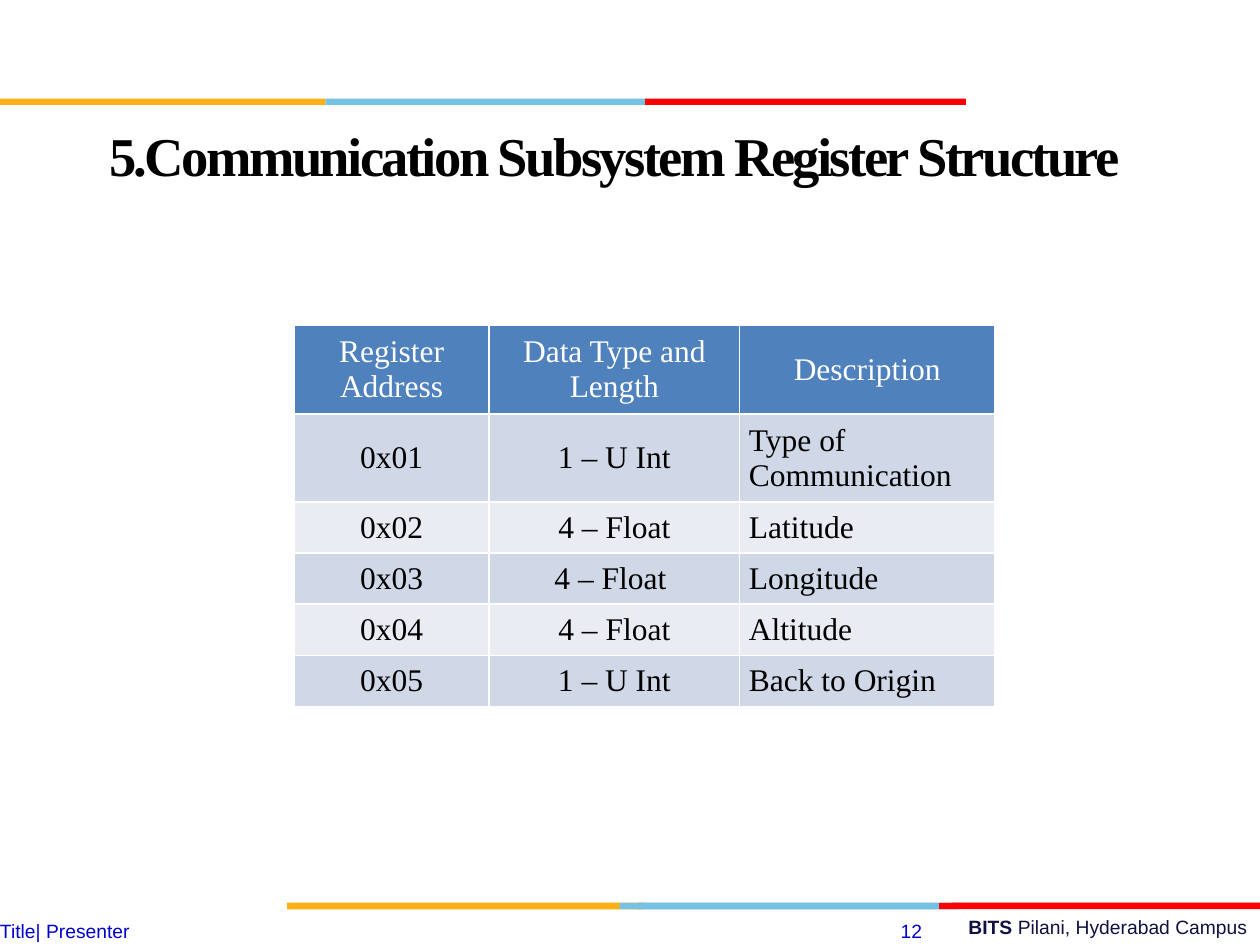
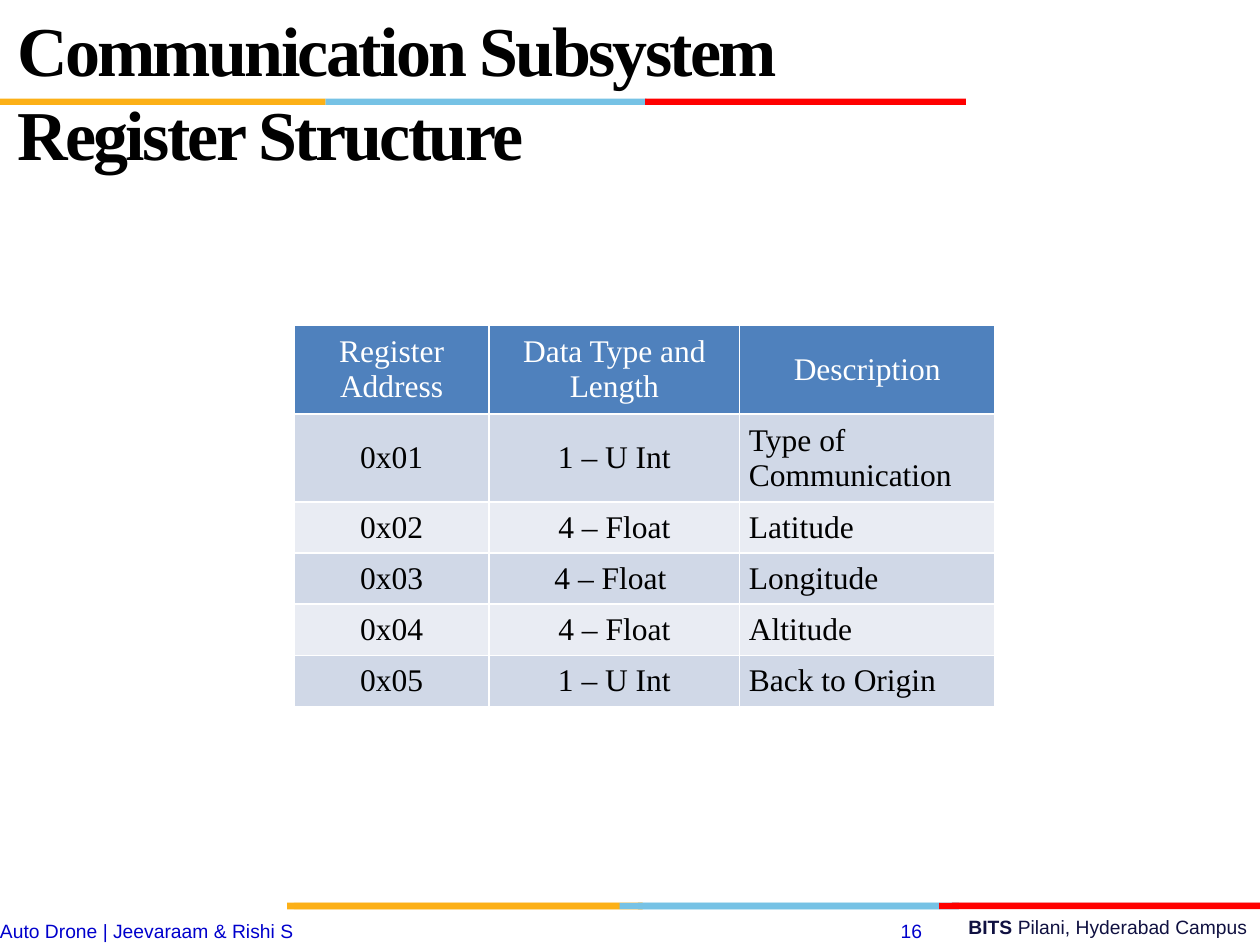
Before and after one commit to jeevaraam/AutoDrone, a slide deck: slide 16 of esd final.pptx (slide 12 before the commit). Drawn at 1260x945 pixels with LibreOffice and Linux fonts; fonts in the diff are those of the drawing; background and template pictures are left out. Boxes give left, top, right and bottom in pixels: in the first picture for what was removed or moved away, otherwise in the second. Text is boxed around its words. In the diff, an @@ line names an element or a change of style, - is before the commit and + after.

```diff
--- a/esd final.pptx
+++ b/esd final.pptx
@@ text at (17,27,778,173): text changed; size 31.2 to 40 pt @@
-5.Communication Subsystem Register Structure
+Communication Subsystem Register Structure
@@ text at (0,924,293,939): text changed @@
-Title| Presenter
+Auto Drone | Jeevaraam & Rishi S
@@ page number at (901,924,922,938): text changed @@
-12
+16
```
Also in this commit, not shown: 10 other slides changed, 10 slides added, 2 slides removed.
